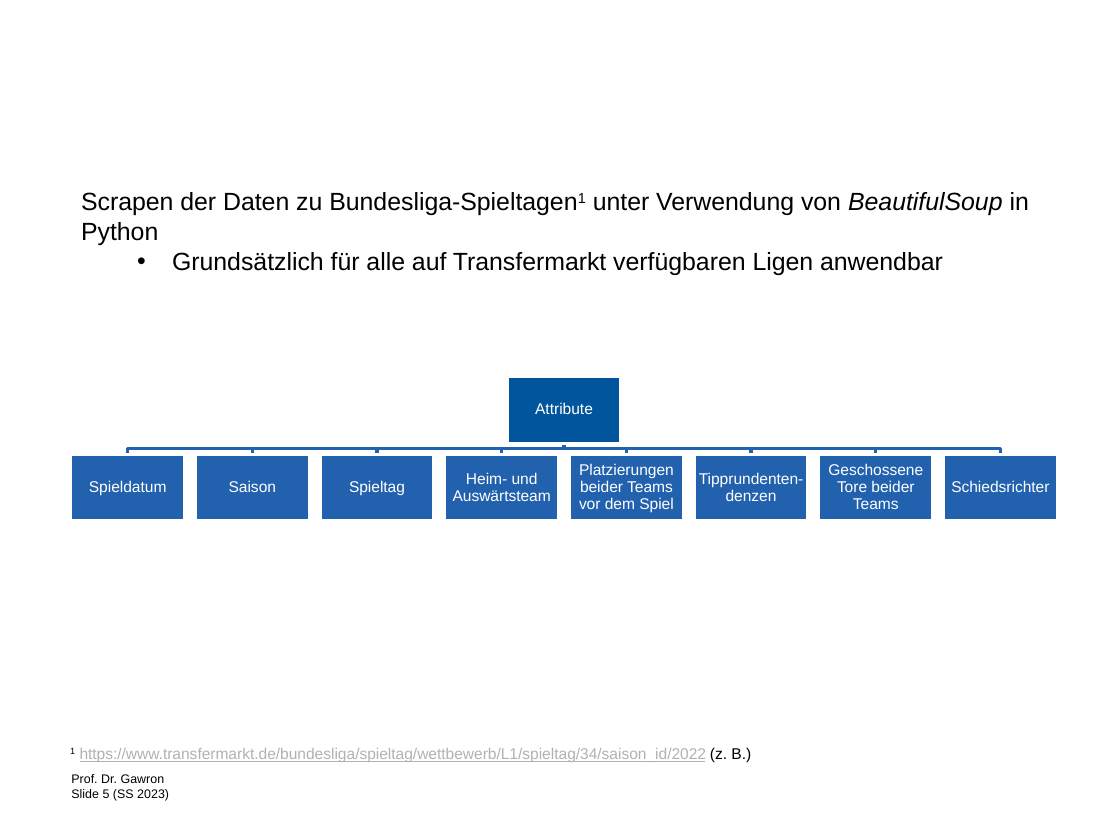
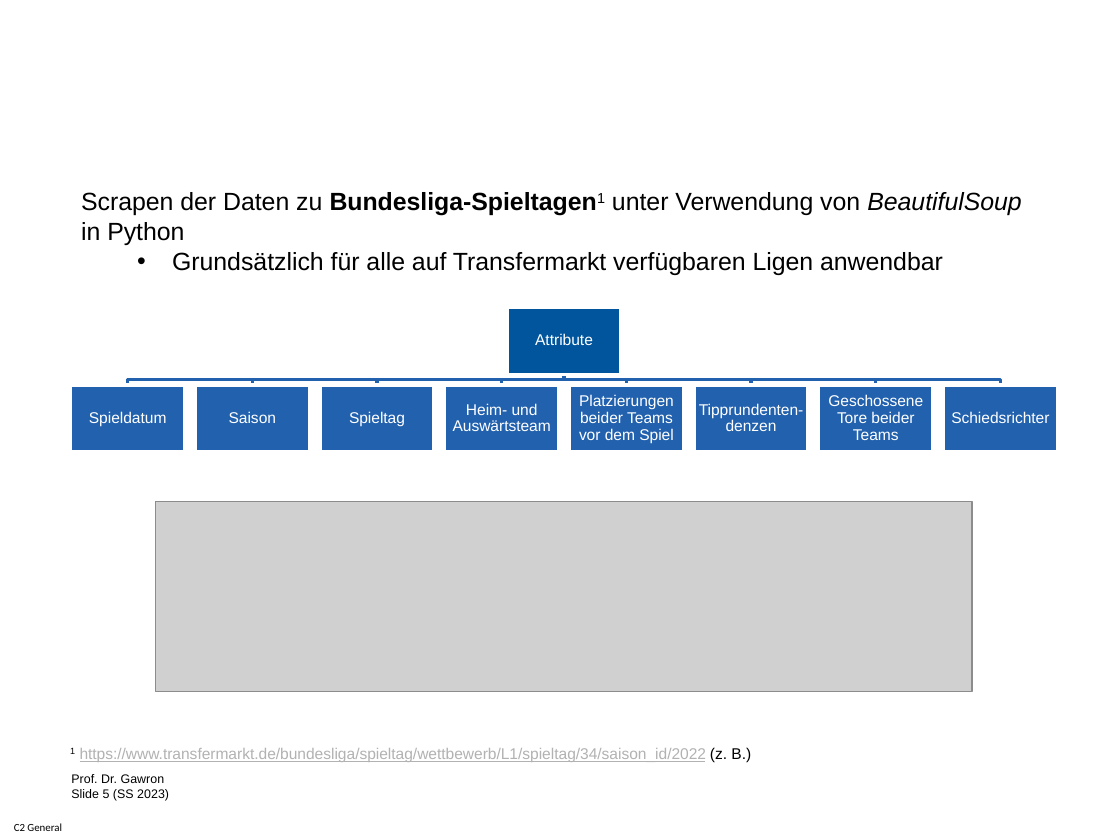
Before and after one commit to lucajanas/web-mining, a slide deck: slide 5 of InterimPresentation.pptx. Drawn at 1120x840 pixels with LibreOffice and Linux fonts; fonts in the diff are those of the drawing; grey boxes stand for pictures; background and template pictures are left out. Boxes give left, top, right and bottom in pixels: in the first picture for what was removed or moved away, otherwise in the second. Text is boxed around its words. In the diff, an @@ line names an element or a change of style, - is before the commit and + after.

Commit message:
Update Presentation

```diff
--- a/InterimPresentation.pptx
+++ b/InterimPresentation.pptx
@@ text at (81,192,1021,245): bold on in "Bundesliga-Spieltagen1" @@
@@ 9 texts, 9 rectangles, 8 freeform shapes: place and size @@
-9 texts, 9 rectangles, 8 freeform shapes at (71,376,1057,521)
+9 texts, 9 rectangles, 8 freeform shapes at (71,307,1057,452)
@@ picture added at (156,502,972,692) @@
@@ text added at (14,823,62,831), 7 pt, text #000000 @@
+C2 General
```
Also in this commit, not shown: 7 other slides changed, 4 slides added.
